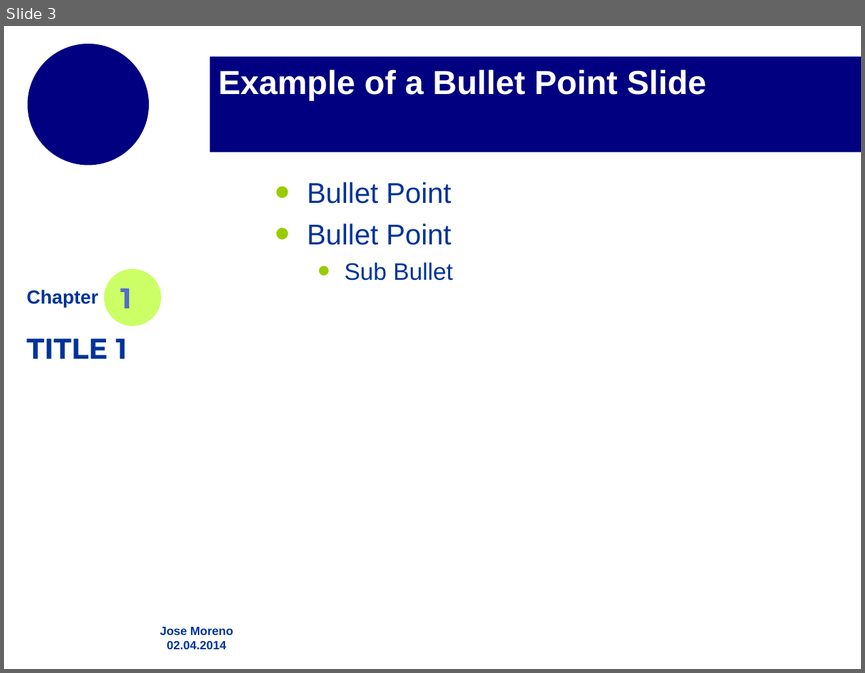
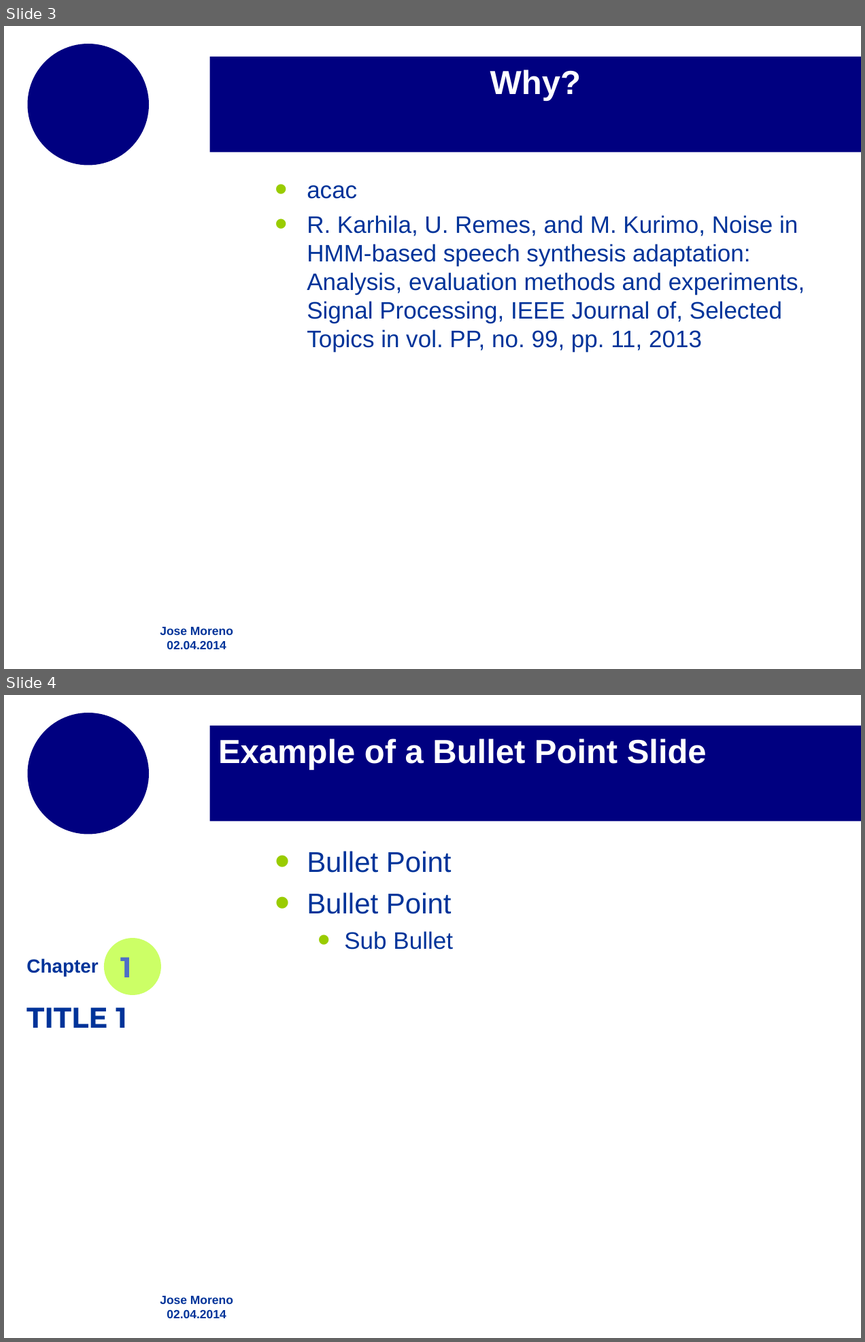
Before and after one commit to josemoreno/PFC_memoria, a slide deck: pres.odp. Shown one above the other, each under a label of ours: slide 3 before the commit, slides 3 and 4 after it. The pictures are 865x673 and 865x1342 pixels, drawn with LibreOffice and Linux fonts; fonts in the diff are those of the drawing; background and template pictures are left out. Boxes give left, top, right and bottom in pixels: in the first picture for what was removed or moved away, otherwise in the second. Text is boxed around its words. In the diff, an @@ line names an element or a change of style, - is before the commit and + after.

```diff
--- a/pres.odp
+++ b/pres.odp
@@ slide 3 added at <box>4,26,861,669</box>, background #FFFFFF; not listed: 2 template elements that a slide beside it also shows @@
@@ title added at <box>209,57,861,152</box>, fill #000080, 28 pt, text #FFFFFF, bold @@
+Why?
@@ text added at <box>307,185,805,352</box>, 20 pt, text #003399 @@
+• acac
+• R. Karhila, U. Remes, and M. Kurimo, Noise in HMM-based speech synthesis adaptation: Analysis, evaluation methods and experiments, Signal Processing, IEEE Journal of, Selected Topics in vol. PP, no. 99, pp. 11, 2013
@@ what was slide 3 is now slide 4 @@
```
Also in this commit, not shown: 1 slide changed.
